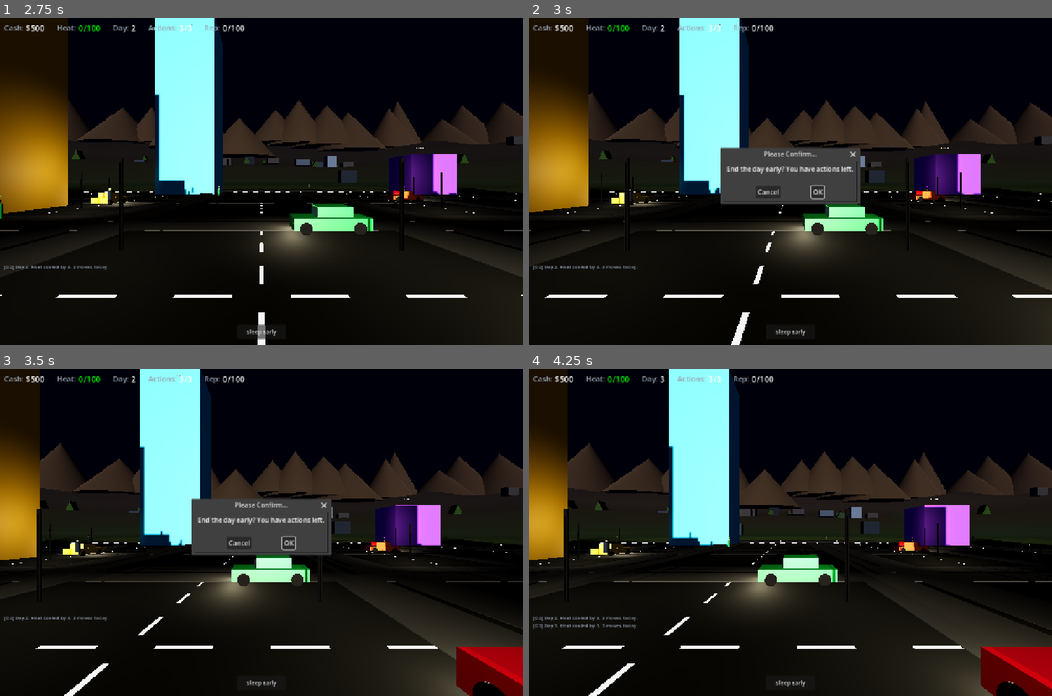
Above: before the commit, frames 1-4 (two rows, left to right).
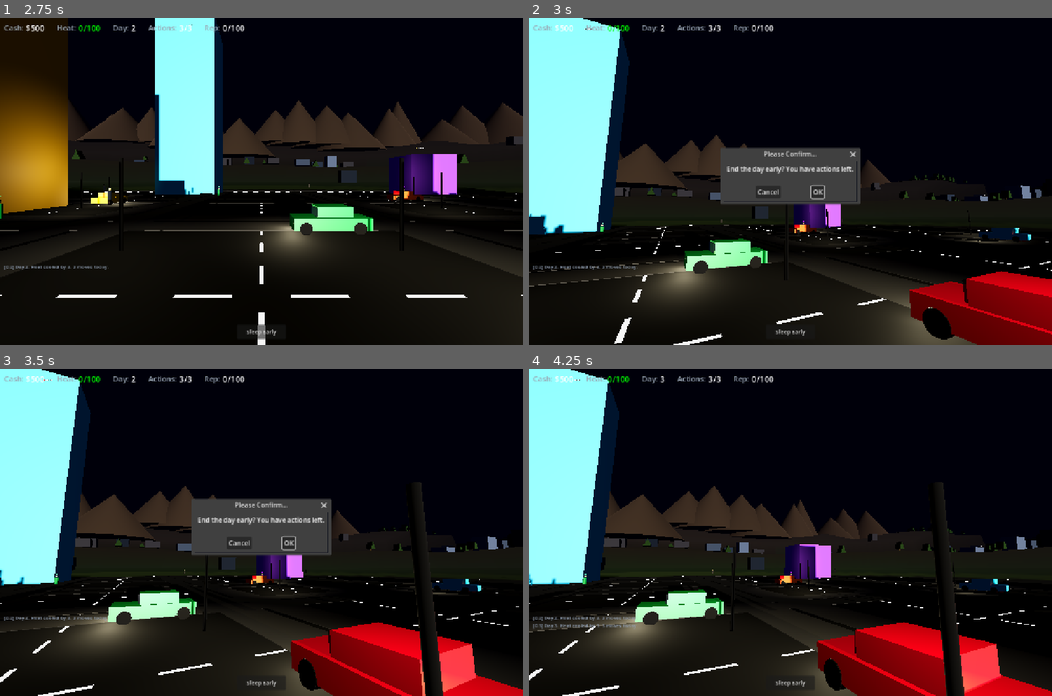
Above: after the commit, the same moments.

Repository: buttergolemcode/unemploymentsimulator
Game: Godot game, scene res://scenes/MainMenu.tscn
Two runs of this game, one before a commit and one after it. Both use one fixed random seed, a clock stepped at 60 frames per second and the inputs below.
Inputs (mouse positions are in pixels of both pictures, inside the frame that each line leads up to):
- Up to frame 1 (2.75 s): click "Start Hustling" at 0.5 s; click "Sleep Early" at 1.25 s; click "OK" at 2 s
- Up to frame 2 (3 s): tap Enter at 2.75 s; move the mouse to (905, 165) at 2.77 s; hold D from 2.78 s (still down); tap V at 2.85 s; click (905, 165) at 2.92 s
- Up to frame 3 (3.5 s): keep holding D; tap Space at 3.02 s
- Up to frame 4 (4.25 s): release D at 3.5 s; click "OK" at 3.5 s

Frame 1 is identical in both runs. In frame 2, 43% of the frame differs, in the area x 0-100%, y 0-100%; in frame 3, 47%; in frame 4, 51%.
Error before the commit: Invalid call. Nonexistent function 'set_top_level' in base 'Camera3D'. (res://scripts/PlayerController.gd:18)

Commit message:
Fix: set_top_level() -> top_level property (Godot 4.7 API)
In Godot 4.x, Node3D has a 'top_level' boolean PROPERTY, not a setter
method. Using camera.set_top_level(true) raises:
  'Nonexistent function set_top_level in base Camera3D'

Fix: camera.top_level = true (direct property assignment)

Also removed dead code: var _arr_mesh = ArrayMesh.new() in WorldBuilder.gd
was never used (was a leftover from an earlier mesh-build approach).

Proactive scan completed - verified all other API calls are valid in 4.7:
- set_anchors_preset() on Control nodes: valid
- set_meta() / get_meta() on Node: valid
- set_vertex() / set_vertex_color() on MeshDataTool: valid
- set_input_as_handled() on Viewport: valid
- set_instance_transform() on MultiMesh: valid
- camera.look_at(target): valid (optional use_model_front param defaults false)
- event.is_action_pressed('ui_cancel'): valid (built-in action)
- All Input.* constants: valid
- SurfaceTool.commit() / MeshDataTool.create_from_surface(): valid

Diff:
--- a/godot/scripts/PlayerController.gd
+++ b/godot/scripts/PlayerController.gd
@@ -15,7 +15,7 @@
 
 func _ready():
 	add_to_group("player")
-	camera.set_top_level(true)  # detach camera from player transform
+	camera.top_level = true  # detach camera from player transform (Godot 4.7 API)
 	_build_mesh()
 	Input.mouse_mode = Input.MOUSE_MODE_CAPTURED
 
--- a/godot/scripts/WorldBuilder.gd
+++ b/godot/scripts/WorldBuilder.gd
@@ -115,7 +115,6 @@
         mesh.subdivide_width = segs
         mesh.subdivide_depth = segs
 
-        var _arr_mesh = ArrayMesh.new()
         var surf = SurfaceTool.new()
         surf.create_from(mesh, 0)
 
